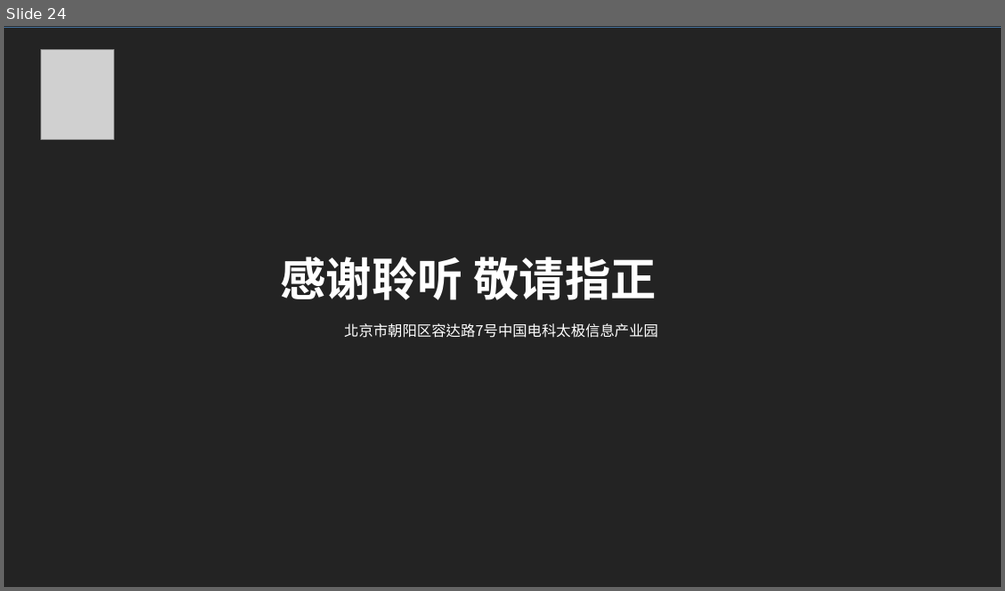
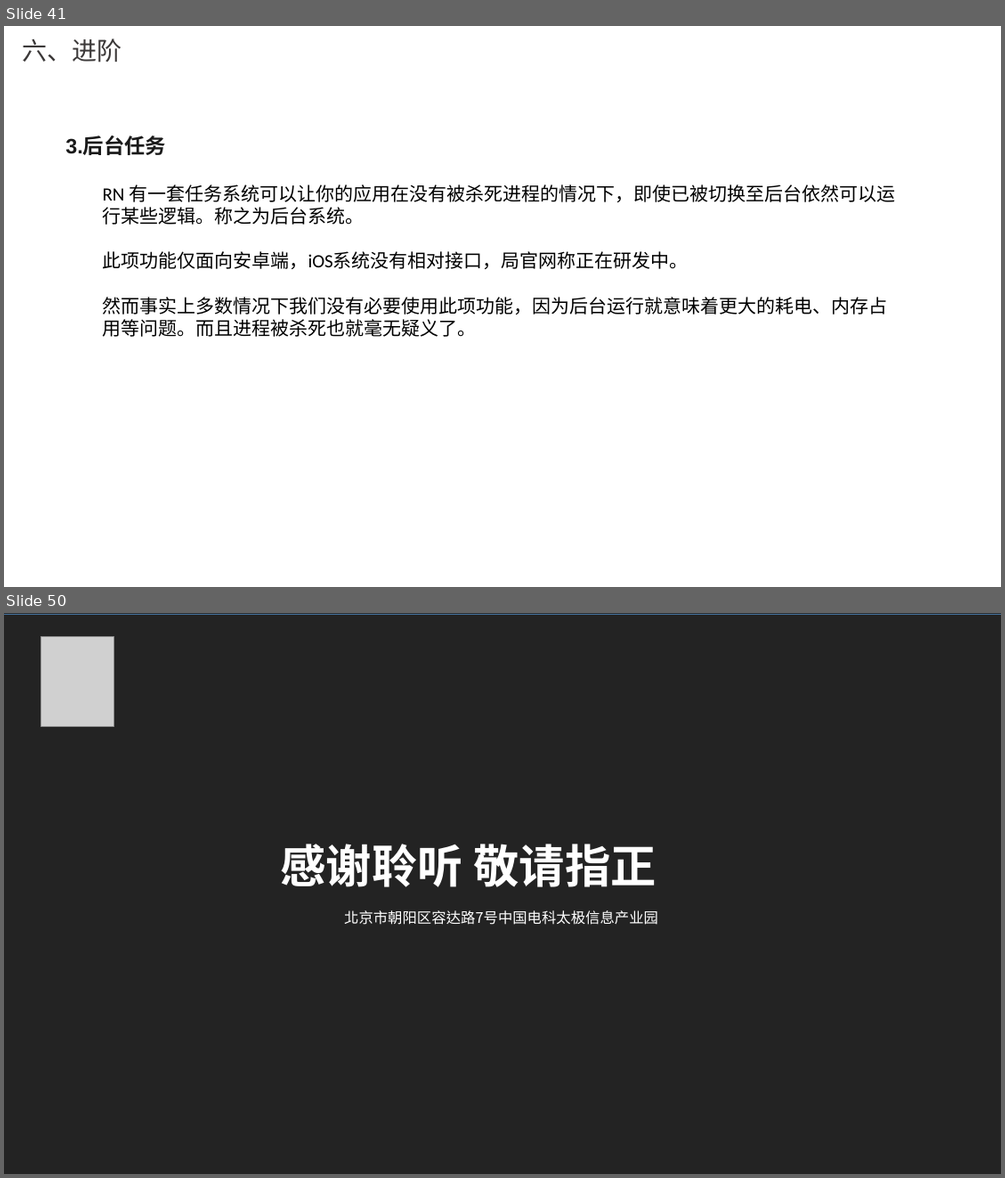
Before and after one commit to whutpsychic/ReactNative, a slide deck: 瑞太智联-RN开发.pptx. Shown one above the other, each under a label of ours: slide 24 before the commit, slides 41 and 50 after it; the slides between them are not shown. The pictures are 1005x591 and 1005x1178 pixels, drawn with LibreOffice and Linux fonts; fonts in the diff are those of the drawing; grey boxes stand for pictures; background and template pictures are left out; a plain dark background stands for a picture behind light text. Boxes give left, top, right and bottom in pixels: in the first picture for what was removed or moved away, otherwise in the second. Text is boxed around its words. In the diff, an @@ line names an element or a change of style, - is before the commit and + after.

```diff
--- a/瑞太智联-RN开发.pptx
+++ b/瑞太智联-RN开发.pptx
@@ slide 41 added at [4,26,1001,587], background picture (left out) @@
@@ title added at [22,38,121,62], 24 pt, text #3B3838 @@
+六、进阶
@@ text added at [65,136,166,155], 20 pt, text #1A1A1A, bold @@
+3.后台任务
@@ text added at [103,184,895,337], 18 pt, text #000000 @@
+RN 有一套任务系统可以让你的应用在没有被杀死进程的情况下，即使已被切换至后台依然可以运行某些逻辑。称之为后台系统。
+此项功能仅面向安卓端，iOS系统没有相对接口，局官网称正在研发中。
+然而事实上多数情况下我们没有必要使用此项功能，因为后台运行就意味着更大的耗电、内存占用等问题。而且进程被杀死也就毫无疑义了。
@@ what was slide 24 is now slide 50 @@
```
Also in this commit, not shown: 26 other slides added, 1 slide removed, 1 other file.
